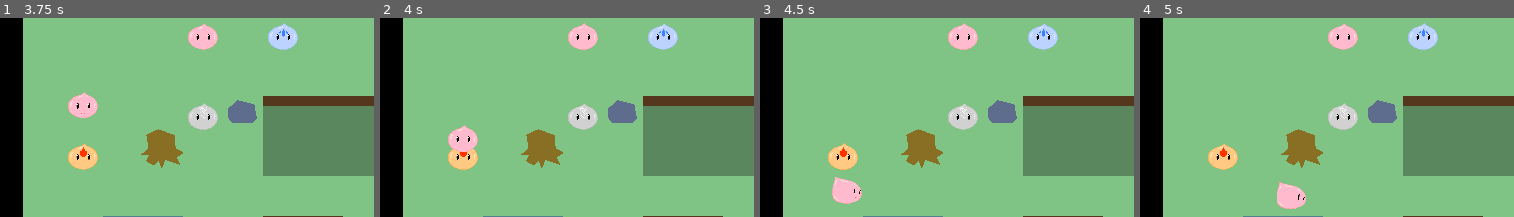
Above: before the commit, frames 1-4 (left to right).
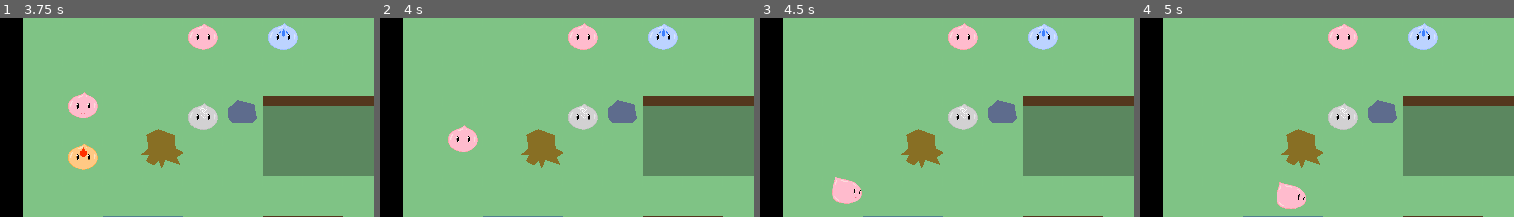
Above: after the commit, the same moments.

Repository: uspgamedev/crossover-slime
Game: Godot game, scene res://game/test_01/Game.tscn
The game is run twice, just before and just after one commit, with the same random seed, the same clock (stepped at 60 frames per second) and the same inputs.
Inputs:
- Up to frame 1 (3.75 s): tap Enter at 0.5 s; hold Space (use_power) 0.53-1.28 s; hold W (move_up) 0.53-2.03 s; tap Space (use_power) at 1.35, 2.85 s; tap R (retry_stage) at 2, 3.5 s; hold Space (use_power) 2.03-2.78 s; hold A (move_left) 2.03-3.53 s; hold S (move_down) from 3.53 s (still down); hold Space (use_power) from 3.53 s (still down)
- Up to frame 2 (4 s): keep holding S (move_down); keep holding Space (use_power)
- Up to frame 3 (4.5 s): release S (move_down) at 4.28 s; release Space (use_power) at 4.28 s; hold D (move_right) from 4.28 s (still down); tap Space (use_power) at 4.35 s
- Up to frame 4 (5 s): keep holding D (move_right)
The pictures show only the part of the screen within x 0-50%, y 14-64%; the shares and areas given below are measured in that part.

Frame 1 is identical in both runs. In frame 2, 0.6% of the frame differs, in the area x 18-27%, y 65-77%; in frame 3, 0.8%, in the area x 18-27%, y 62-77%; in frame 4, 0.8%.
Error before the commit: Parse Error: The identifier "PoweredByWater" isn't declared in the current scope. (res://property/powered_by_fire/PoweredByFire.gd:28)

Commit message:
Restore fire and water powers

Diff:
--- a/project.godot
+++ b/project.godot
@@ -69,6 +69,16 @@
 "language": "GDScript",
 "path": "res://property/powered_by_earth/PoweredByEarth.gd"
 }, {
+"base": "Property",
+"class": "PoweredByFire",
+"language": "GDScript",
+"path": "res://property/powered_by_fire/PoweredByFire.gd"
+}, {
+"base": "Property",
+"class": "PoweredByWater",
+"language": "GDScript",
+"path": "res://property/powered_by_water/PoweredByWater.gd"
+}, {
 "base": "Node2D",
 "class": "Property",
 "language": "GDScript",
@@ -102,6 +112,8 @@
 "Map": "",
 "Movable": "",
 "PoweredByEarth": "",
+"PoweredByFire": "",
+"PoweredByWater": "",
 "Property": "",
 "Stage": "",
 "Steppable": "",
